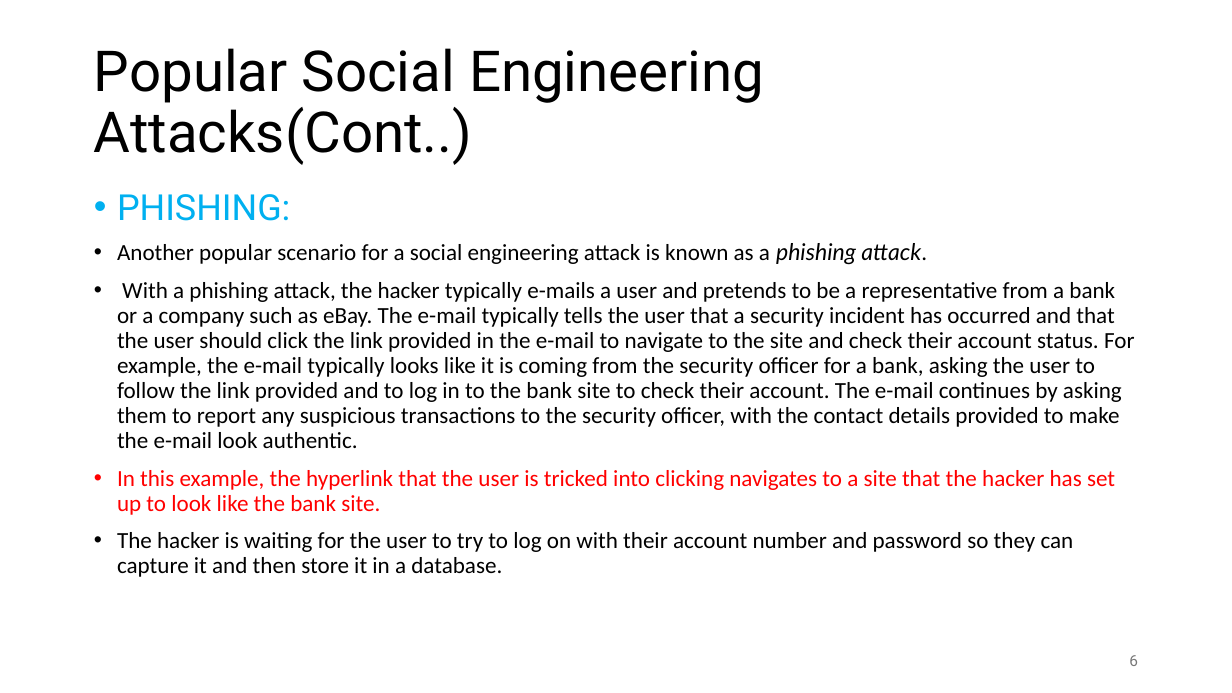
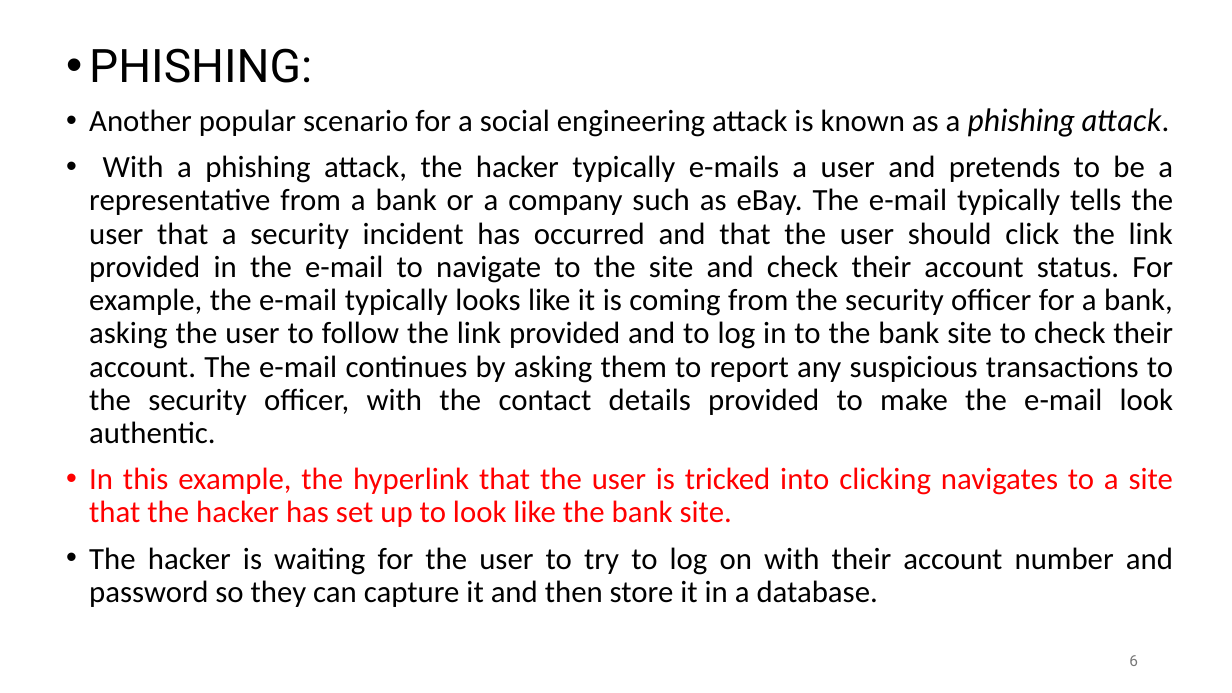
Before and after one commit to shakiliitju/M.Sc-in-ICT, a slide deck: slide 6 of Semester 2/Applied Cyber Security/Lecture/L4.pptx. Drawn at 1232x693 pixels with LibreOffice and Linux fonts; fonts in the diff are those of the drawing. Boxes give left, top, right and bottom in pixels: in the first picture for what was removed or moved away, otherwise in the second. Text is boxed around its words. In the diff, an @@ line names an element or a change of style, - is before the commit and + after.

```diff
--- a/Semester 2/Applied Cyber Security/Lecture/L4.pptx
+++ b/Semester 2/Applied Cyber Security/Lecture/L4.pptx
@@ text "PHISHING:": place and size @@
-text "PHISHING:" at (117,194,1135,577)
+text "PHISHING:" at (89,48,1174,607)
@@ text "PHISHING:" at (89,48,1174,607): size 28 to 36 pt, text colour #00B0F0 to #000000 in "PHISHING:"; size 18 to 24 pt; alignment left to justified @@
@@ title removed at (94,48,764,165) @@
-Popular Social Engineering Attacks(Cont..)
```
Also in this commit, not shown: 15 other slides changed, 5 other files.
